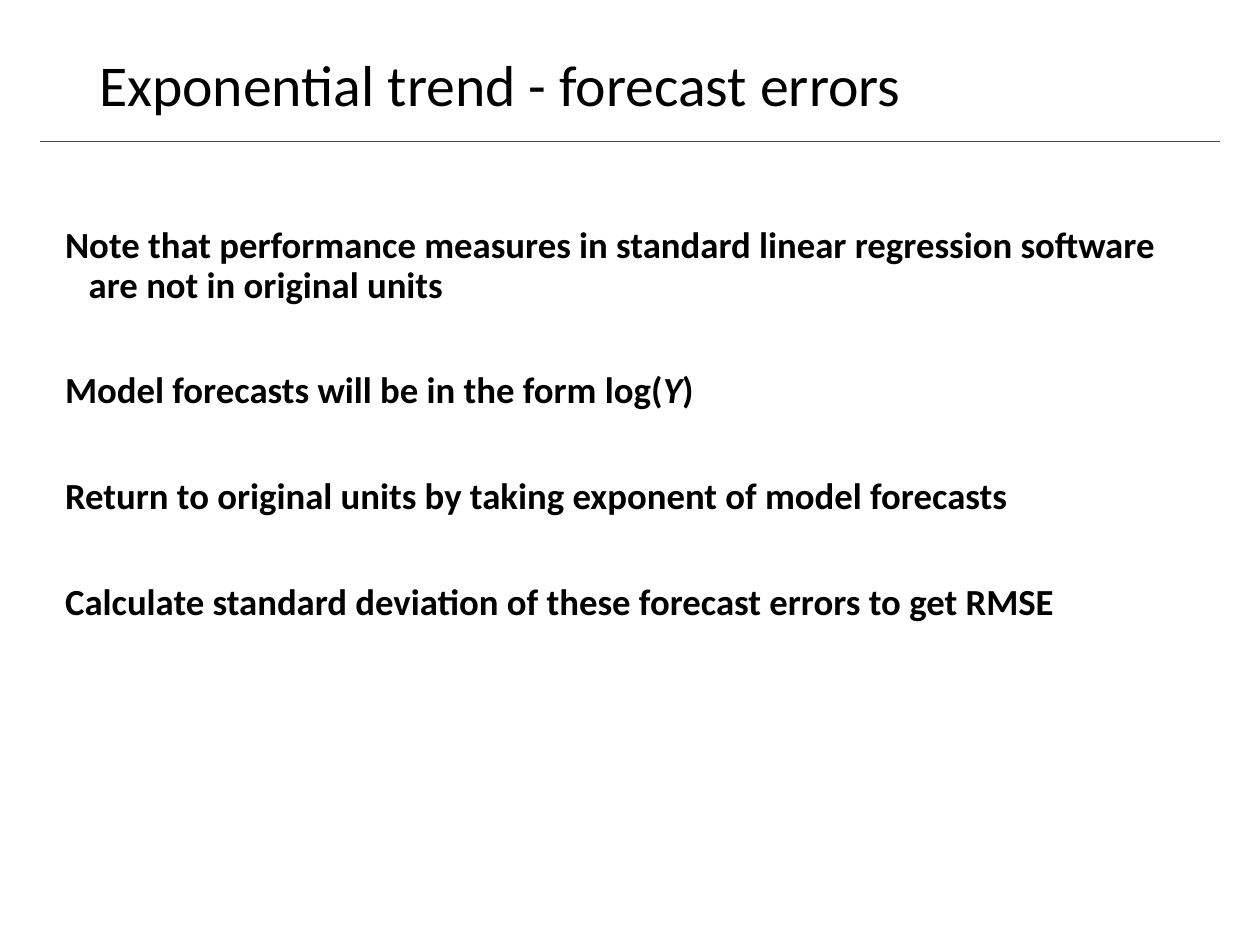
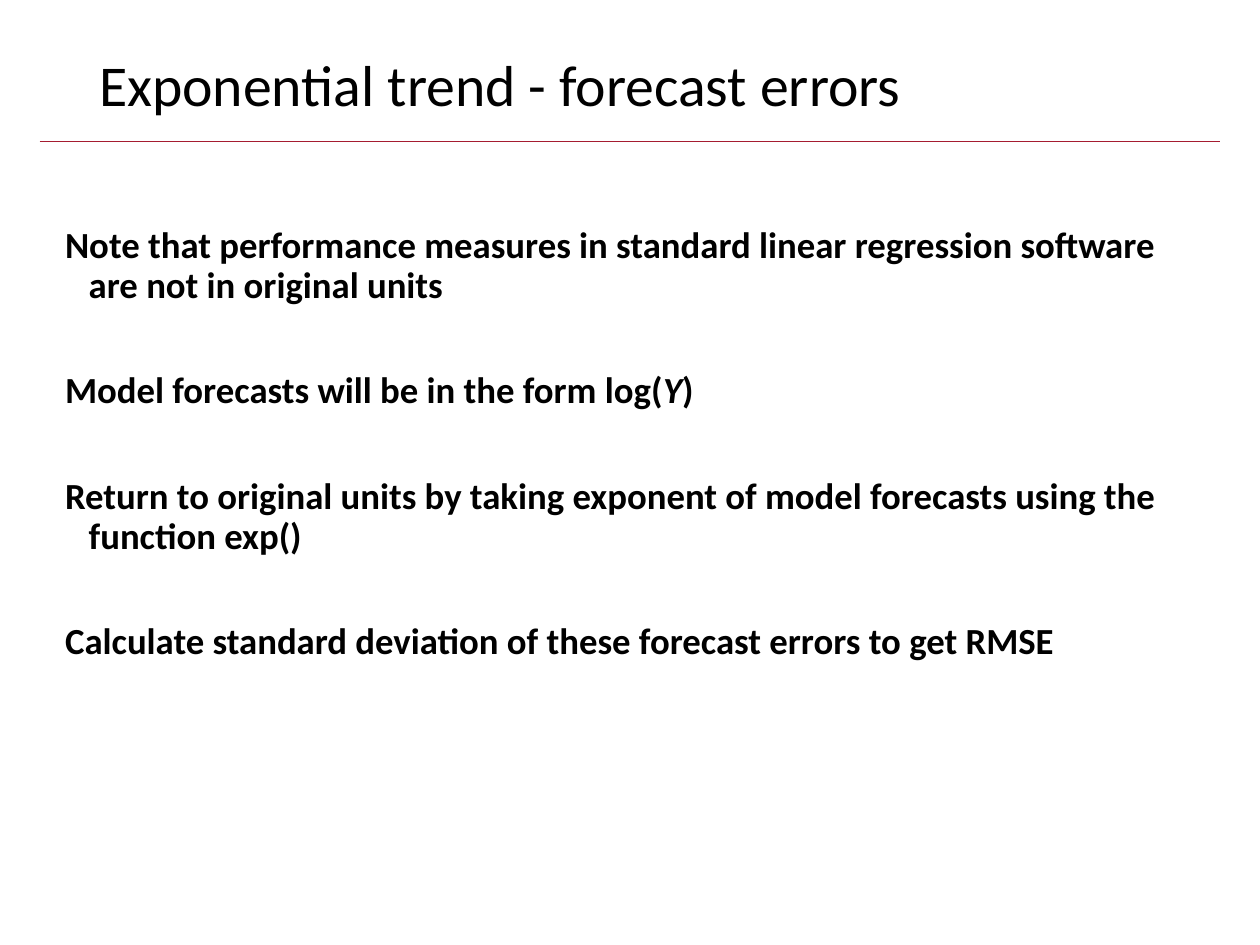
Before and after one commit to anhnguyendepocen/HarvardSummerStudent2018, a slide deck: slide 63 of lessons/5_July 23-Forecasting/Day5 July 23_Revised.pptx (slide 66 before the commit). Drawn at 1260x945 pixels with LibreOffice and Linux fonts; fonts in the diff are those of the drawing; background and template pictures are left out. Boxes give left, top, right and bottom in pixels: in the first picture for what was removed or moved away, otherwise in the second. Text is boxed around its words. In the diff, an @@ line names an element or a change of style, - is before the commit and + after.

Commit message:
add revised ppt

```diff
--- a/lessons/5_July 23-Forecasting/Day5 July 23_Revised.pptx
+++ b/lessons/5_July 23-Forecasting/Day5 July 23_Revised.pptx
@@ text at (x1=65, y1=483, x2=1155, y2=555): text changed @@
-Return to original units by taking exponent of model forecasts
+Return to original units by taking exponent of model forecasts using the function exp()
```
Also in this commit, not shown: 4 other slides changed, 1 slide added, 7 slides removed.
